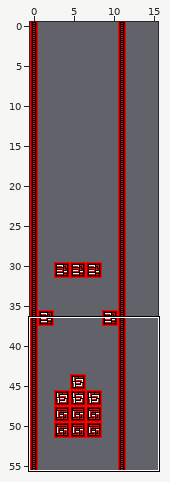
An edit to a level. Tiled map, tiled/tmx/red/red_first.tmx. The picture above shows the old version from afar; the outline marks the close-up.
Close-up. Before:
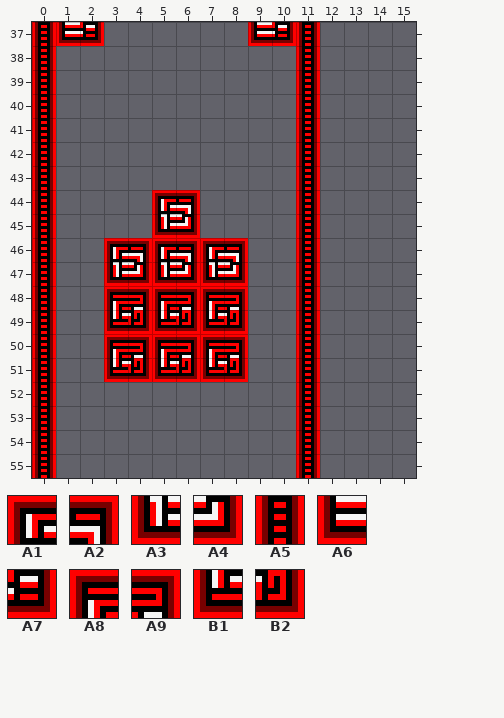
Cells are 8x8 px. Shown: x 0..15, y 37..55. The commit also changed other parts of the map, which this record leaves out. The old version is drawn lined up with the new one.
Key: from "tiles_red": A1 0, A2 1, A3 37, A4 38, A5 108, A6 148, A7 149, A8 222, A9 223, B1 259, B2 260.
__ is an empty cell.
Layer "border" before, first column x 0:
37 A5 __ __ __ __ __ __ __ __ __ __ A5 __ __ __ __
38 A5 __ __ __ __ __ __ __ __ __ __ A5 __ __ __ __
39 A5 __ __ __ __ __ __ __ __ __ __ A5 __ __ __ __
40 A5 __ __ __ __ __ __ __ __ __ __ A5 __ __ __ __
41 A5 __ __ __ __ __ __ __ __ __ __ A5 __ __ __ __
42 A5 __ __ __ __ __ __ __ __ __ __ A5 __ __ __ __
43 A5 __ __ __ __ __ __ __ __ __ __ A5 __ __ __ __
44 A5 __ __ __ __ __ __ __ __ __ __ A5 __ __ __ __
45 A5 __ __ __ __ __ __ __ __ __ __ A5 __ __ __ __
46 A5 __ __ __ __ __ __ __ __ __ __ A5 __ __ __ __
47 A5 __ __ __ __ __ __ __ __ __ __ A5 __ __ __ __
48 A5 __ __ __ __ __ __ __ __ __ __ A5 __ __ __ __
49 A5 __ __ __ __ __ __ __ __ __ __ A5 __ __ __ __
50 A5 __ __ __ __ __ __ __ __ __ __ A5 __ __ __ __
51 A5 __ __ __ __ __ __ __ __ __ __ A5 __ __ __ __
52 A5 __ __ __ __ __ __ __ __ __ __ A5 __ __ __ __
53 A5 __ __ __ __ __ __ __ __ __ __ A5 __ __ __ __
54 A5 __ __ __ __ __ __ __ __ __ __ A5 __ __ __ __
55 A5 __ __ __ __ __ __ __ __ __ __ A5 __ __ __ __
Layer "Tile Layer 1" before, first column x 0:
37 __ A6 A7 __ __ __ __ __ __ A6 A7 __ __ __ __ __
38 __ __ __ __ __ __ __ __ __ __ __ __ __ __ __ __
39 __ __ __ __ __ __ __ __ __ __ __ __ __ __ __ __
40 __ __ __ __ __ __ __ __ __ __ __ __ __ __ __ __
41 __ __ __ __ __ __ __ __ __ __ __ __ __ __ __ __
42 __ __ __ __ __ __ __ __ __ __ __ __ __ __ __ __
43 __ __ __ __ __ __ __ __ __ __ __ __ __ __ __ __
44 __ __ __ __ __ A1 A2 __ __ __ __ __ __ __ __ __
45 __ __ __ __ __ A3 A4 __ __ __ __ __ __ __ __ __
46 __ __ __ A1 A2 A1 A2 A1 A2 __ __ __ __ __ __ __
47 __ __ __ A3 A4 A3 A4 A3 A4 __ __ __ __ __ __ __
48 __ __ __ A8 A9 A8 A9 A8 A9 __ __ __ __ __ __ __
49 __ __ __ B1 B2 B1 B2 B1 B2 __ __ __ __ __ __ __
50 __ __ __ A8 A9 A8 A9 A8 A9 __ __ __ __ __ __ __
51 __ __ __ B1 B2 B1 B2 B1 B2 __ __ __ __ __ __ __
52 __ __ __ __ __ __ __ __ __ __ __ __ __ __ __ __
53 __ __ __ __ __ __ __ __ __ __ __ __ __ __ __ __
54 __ __ __ __ __ __ __ __ __ __ __ __ __ __ __ __
55 __ __ __ __ __ __ __ __ __ __ __ __ __ __ __ __
The same view after the edit:
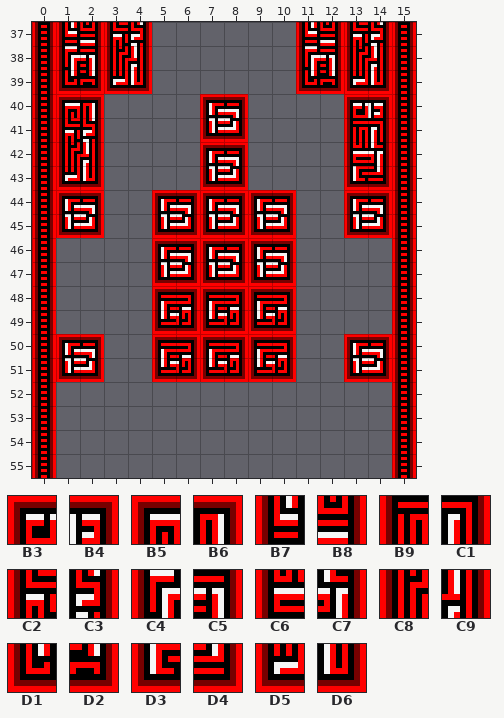
Further tiles: from "tiles_red": B3 11, B4 12, B5 14, B6 15, B7 45, B8 46, B9 48, C1 49, C2 51, C3 52, C4 82, C5 83, C6 85, C7 86, C8 88, C9 89, D1 119, D2 120, D3 122, D4 123, D5 125, D6 126.
The exact change:
map size 12x56 -> 16x56 cells
Layer "border":
y 37..55: x 11 A5 -> __; x 15 __ -> A5
Layer "Tile Layer 1":
y 37: x 1..4 A6 A7 __ __ -> B7 B8 C2 C3; x 9..14 A6 A7 __ __ __ __ -> __ __ B7 B8 C2 C3
y 38: x 1..4 __ __ __ __ -> C4 C5 C8 C9; x 11..14 __ __ __ __ -> C4 C5 C8 C9
y 39: x 1..4 __ __ __ __ -> D1 D2 D5 D6; x 11..14 __ __ __ __ -> D1 D2 D5 D6
y 40: x 1..2 __ __ -> B5 B6; x 7..8 __ __ -> A1 A2; x 13..14 __ __ -> B3 B4
y 41: x 1..2 __ __ -> C2 C3; x 7..8 __ __ -> A3 A4; x 13..14 __ __ -> B9 C1
y 42: x 1..2 __ __ -> C8 C9; x 7..8 __ __ -> A1 A2; x 13..14 __ __ -> C6 C7
y 43: x 1..2 __ __ -> D5 D6; x 7..8 __ __ -> A3 A4; x 13..14 __ __ -> D3 D4
y 44: x 1..2 __ __ -> A1 A2; x 7..10 __ __ __ __ -> A1 A2 A1 A2; x 13..14 __ __ -> A1 A2
y 45: x 1..2 __ __ -> A3 A4; x 7..10 __ __ __ __ -> A3 A4 A3 A4; x 13..14 __ __ -> A3 A4
y 46: x 3..4 A1 A2 -> __ __; x 9..10 __ __ -> A1 A2
y 47: x 3..4 A3 A4 -> __ __; x 9..10 __ __ -> A3 A4
y 48: x 3..4 A8 A9 -> __ __; x 9..10 __ __ -> A8 A9
y 49: x 3..4 B1 B2 -> __ __; x 9..10 __ __ -> B1 B2
y 50: x 1..4 __ __ A8 A9 -> A1 A2 __ __; x 9..10 __ __ -> A8 A9; x 13..14 __ __ -> A1 A2
y 51: x 1..4 __ __ B1 B2 -> A3 A4 __ __; x 9..10 __ __ -> B1 B2; x 13..14 __ __ -> A3 A4
